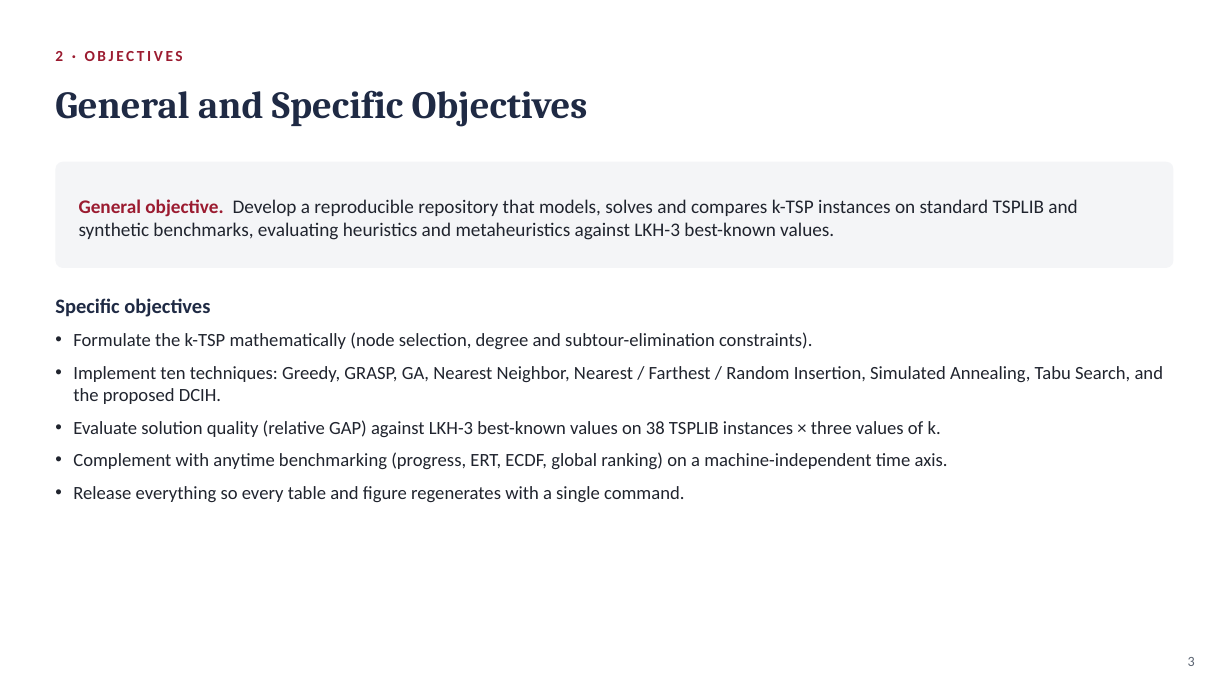
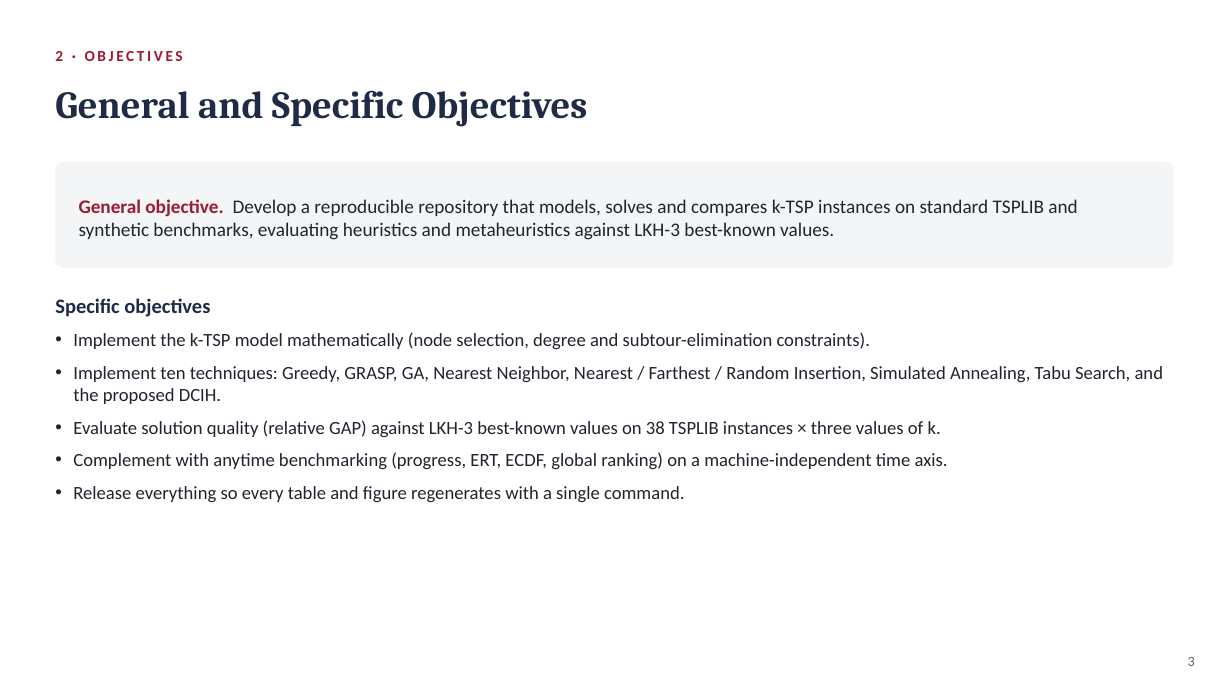
Before and after one commit to Nico8270/KTSP-Proyecto-de-Titulo, a slide deck: slide 3 of presentacion/presentacion_ktsp.pptx. Drawn at 1232x693 pixels with LibreOffice and Linux fonts; fonts in the diff are those of the drawing. Boxes give left, top, right and bottom in pixels: in the first picture for what was removed or moved away, otherwise in the second. Text is boxed around its words. In the diff, an @@ line names an element or a change of style, - is before the commit and + after.

Commit message:
Presentacion 1

```diff
--- a/presentacion/presentacion_ktsp.pptx
+++ b/presentacion/presentacion_ktsp.pptx
@@ text at [73,332,870,349]: text changed @@
-• Formulate the k-TSP mathematically (node selection, degree and subtour-elimination constraints).
+• Implement the k-TSP model mathematically (node selection, degree and subtour-elimination constraints).
```
Also in this commit, not shown: 1 other slide changed, 1 other file.
